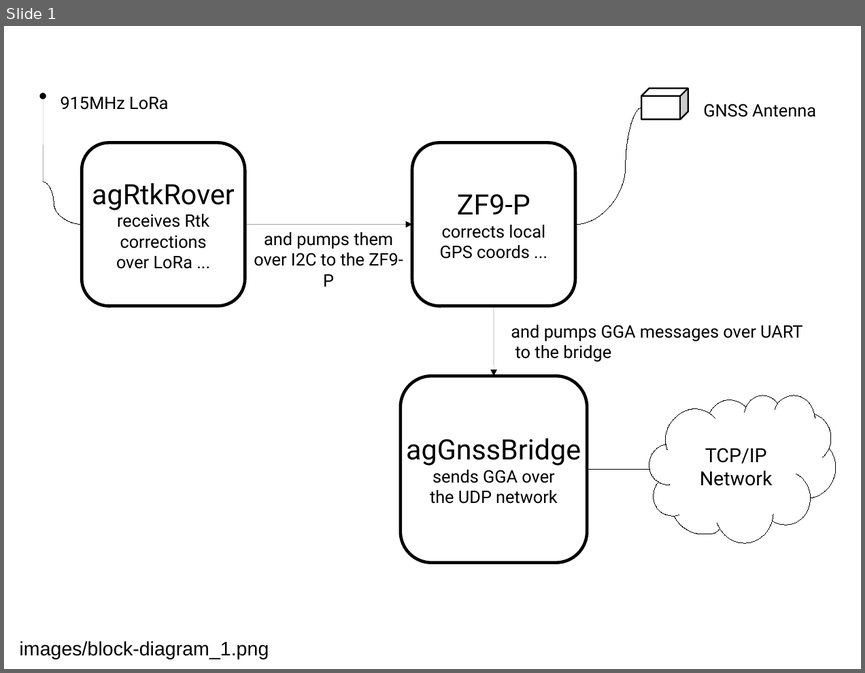
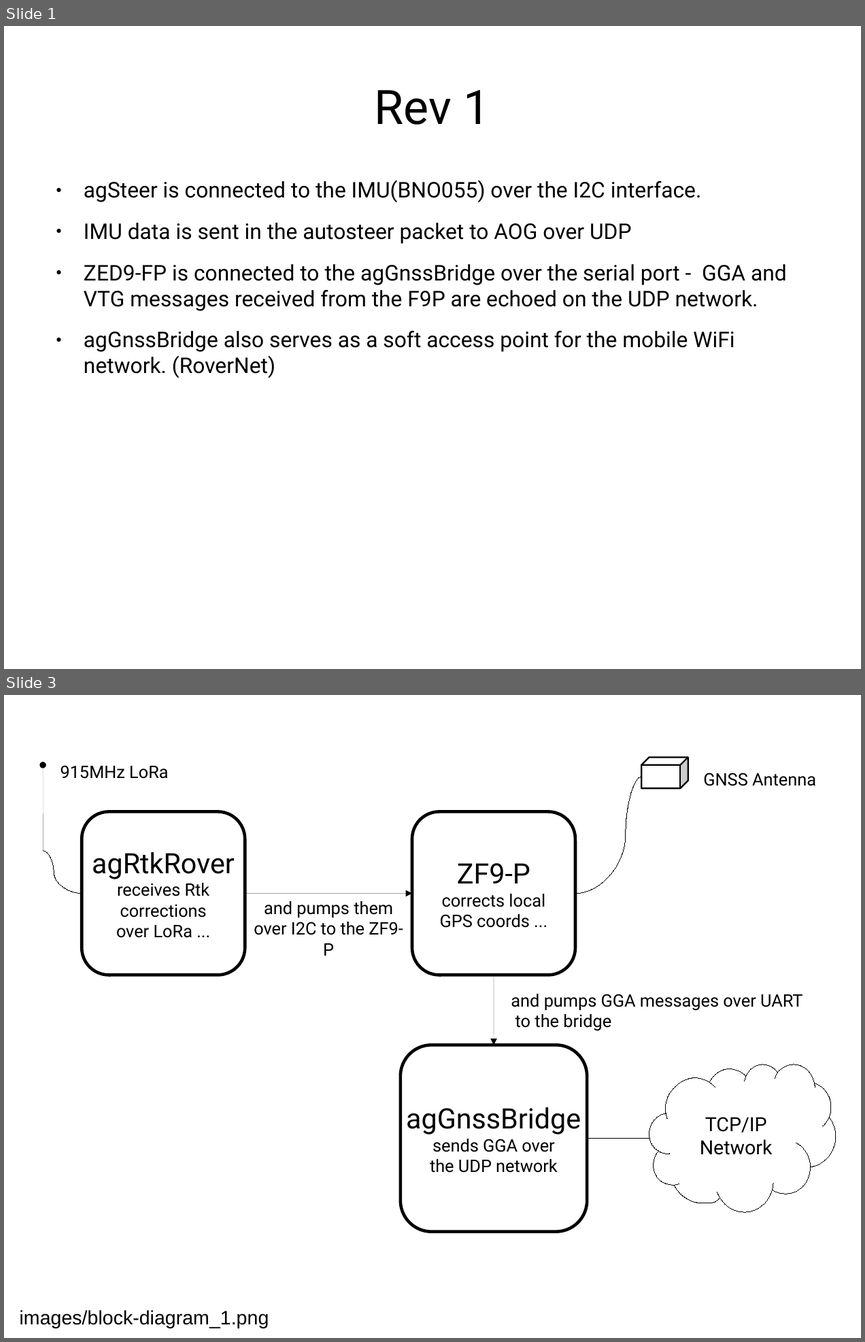
Before and after one commit to charliewprice/AgHolobox, a slide deck: assets/block-diagrams.odp. Shown one above the other, each under a label of ours: slide 1 before the commit, slides 1 and 3 after it; the slides between them are not shown. The pictures are 865x673 and 865x1342 pixels, drawn with LibreOffice and Linux fonts; fonts in the diff are those of the drawing. Boxes give left, top, right and bottom in pixels: in the first picture for what was removed or moved away, otherwise in the second. Text is boxed around its words. In the diff, an @@ line names an element or a change of style, - is before the commit and + after.

```diff
--- a/assets/block-diagrams.odp
+++ b/assets/block-diagrams.odp
@@ slide 1 added at (4, 26, 861, 669), background #FFFFFF @@
@@ title added at (375, 90, 490, 125), 44 pt, text #000000 @@
+Rev 1
@@ text added at (84, 180, 787, 378), 20 pt, text #000000 @@
+● agSteer is connected to the IMU(BNO055) over the I2C interface.
+● IMU data is sent in the autosteer packet to AOG over UDP
+● ZED9-FP is connected to the agGnssBridge over the serial port - GGA and VTG messages received from the F9P are echoed on the UDP network.
+● agGnssBridge also serves as a soft access point for the mobile WiFi network. (RoverNet)
@@ what was slide 1 is now slide 3 @@
```
Also in this commit, not shown: 2 slides changed, 3 other slides added.
